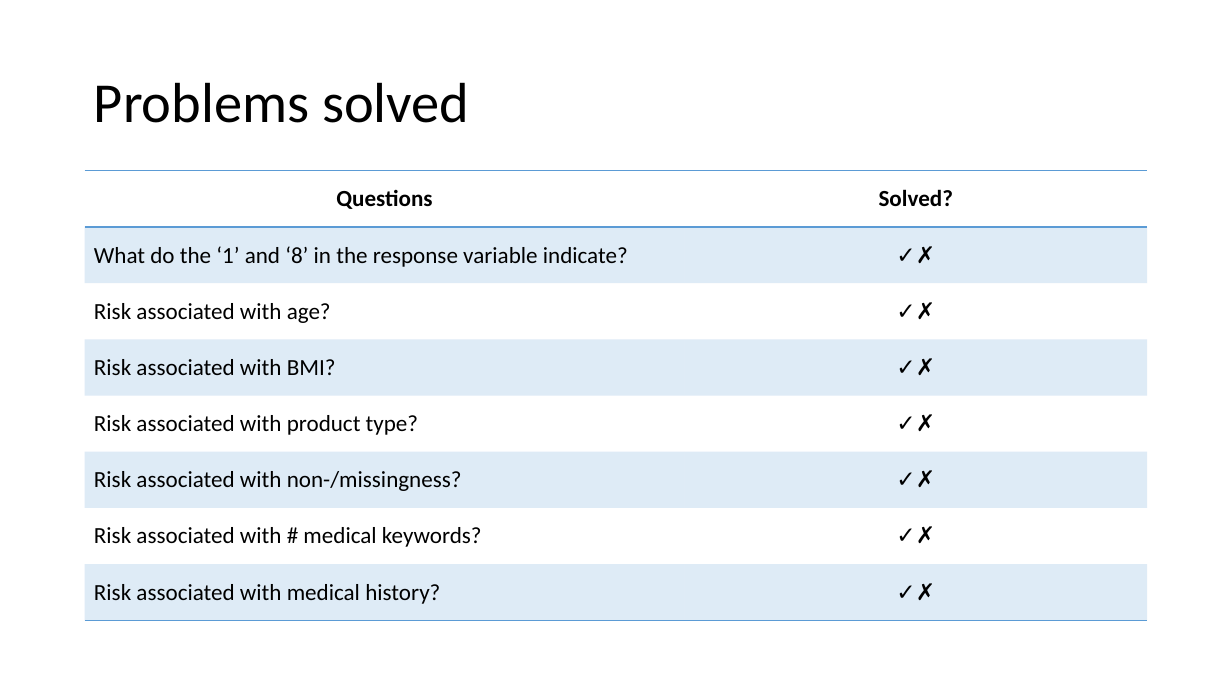
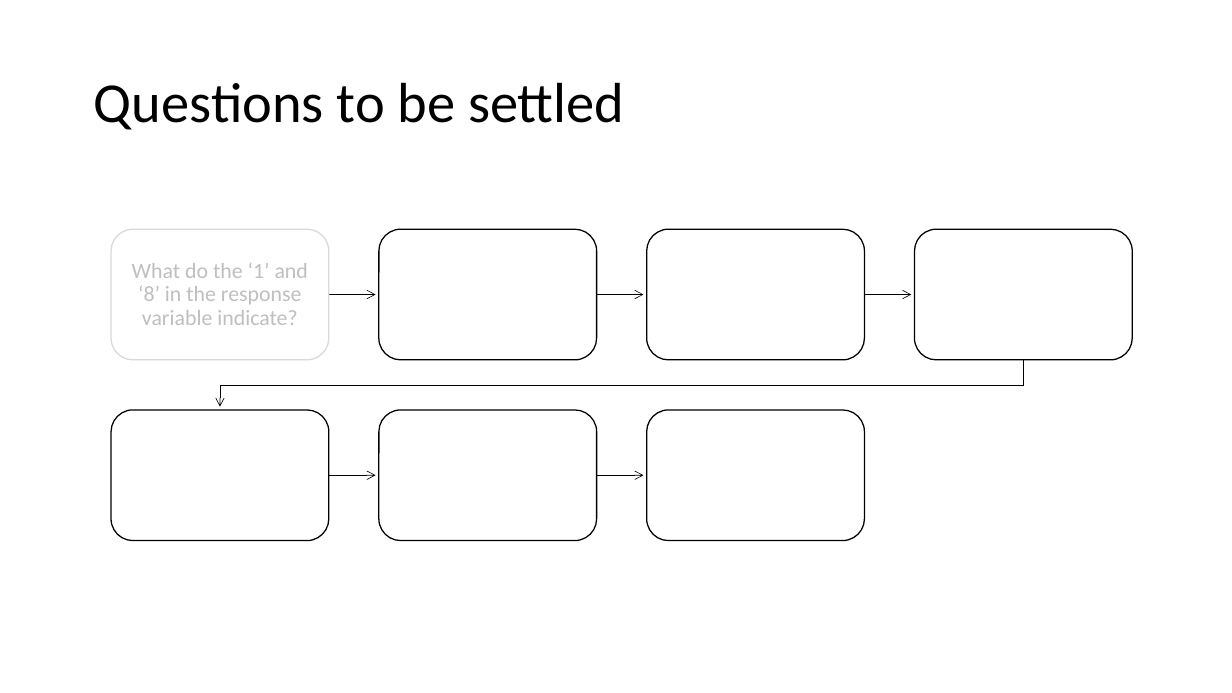
Before and after one commit to m2ng/hangseng-case, a slide deck: slide 12 of slides/hangseng_interview.pptx (slide 11 before the commit). Drawn at 1232x693 pixels with LibreOffice and Linux fonts; fonts in the diff are those of the drawing. Boxes give left, top, right and bottom in pixels: in the first picture for what was removed or moved away, otherwise in the second. Text is boxed around its words. In the diff, an @@ line names an element or a change of style, - is before the commit and + after.

Commit message:
Updated slides

```diff
--- a/slides/hangseng_interview.pptx
+++ b/slides/hangseng_interview.pptx
@@ title at box(94, 82, 624, 130): text changed @@
-Problems solved
+Questions to be settled
@@ table removed at box(85, 171, 1148, 620), 8 rows, 2 columns @@
-Questions | Solved?
-What do the ‘1’ and ‘8’ in the response variable indicate? | ✓✗
-Risk associated with age? | ✓✗
-Risk associated with BMI? | ✓✗
-Risk associated with product type? | ✓✗
-Risk associated with non-/missingness? | ✓✗
-Risk associated with # medical keywords? | ✓✗
-Risk associated with medical history? | ✓✗
@@ group added at box(111, 229, 1133, 541): 7 rounded rectangles, 6 freeform shapes, 1 text @@
+What do the ‘1’ and ‘8’ in the response variable indicate?
```
Also in this commit, not shown: 4 other slides changed, 2 slides added.
